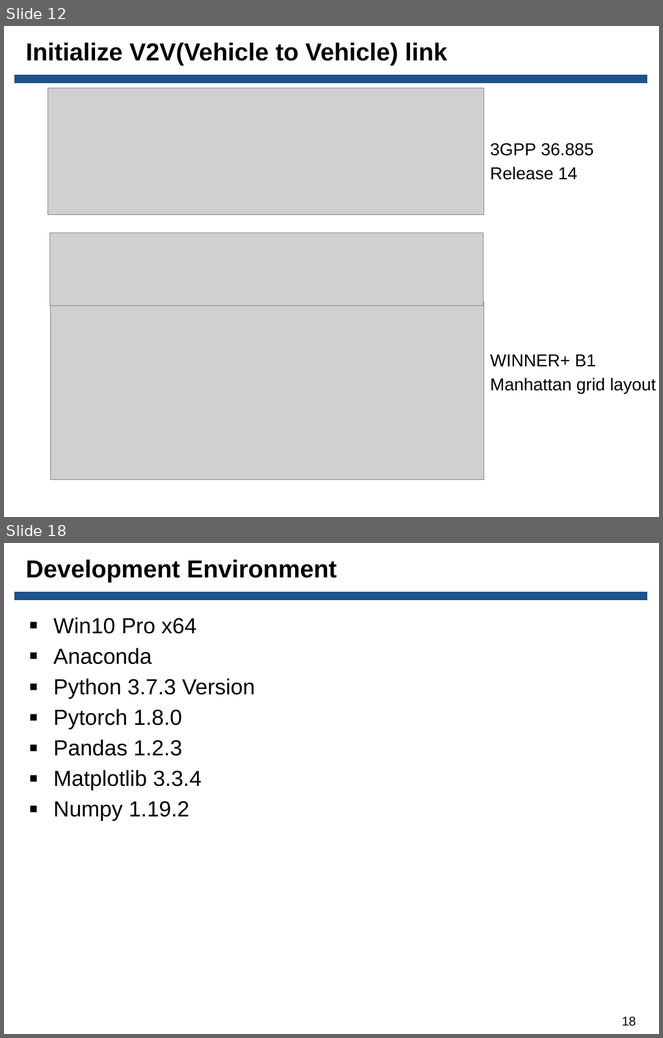
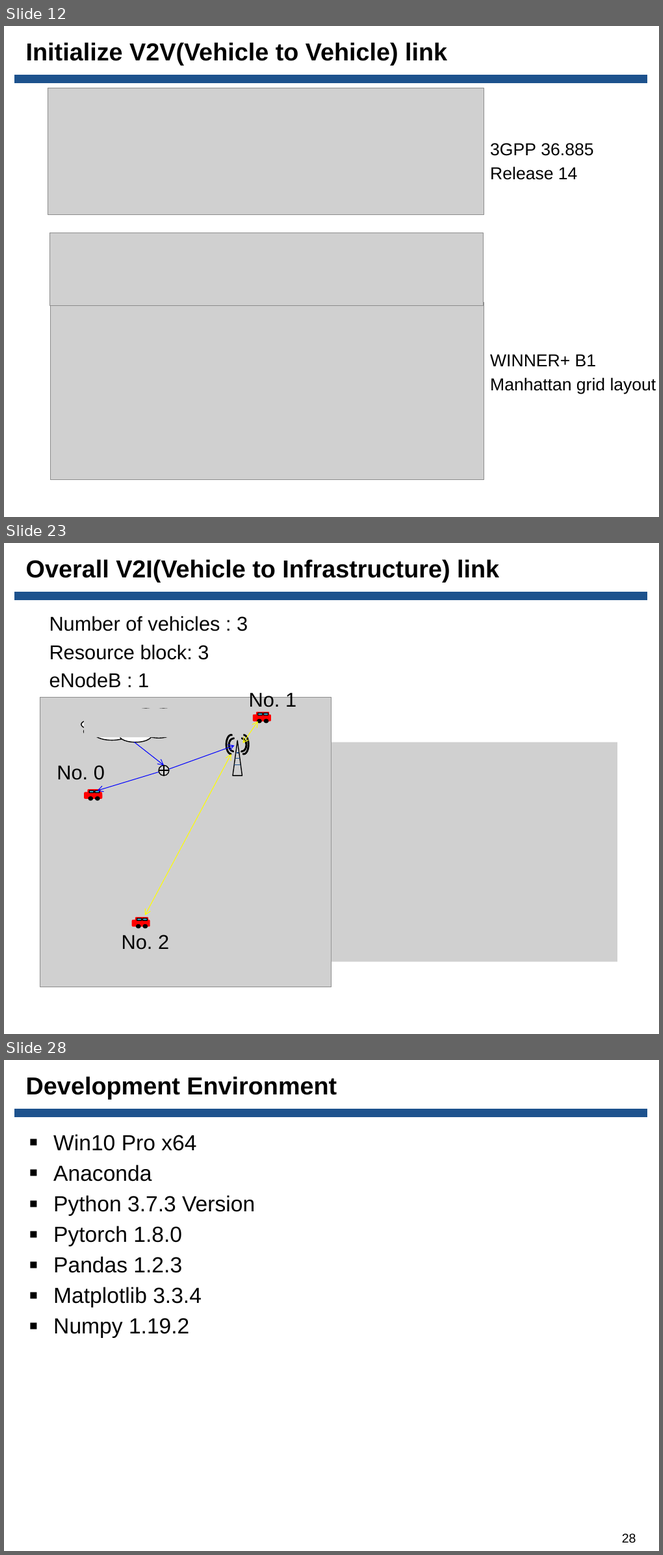
Before and after one commit to Donghee123/MS, a slide deck: V2V DQN Study/C-V2X 3GPP Release 14 채널 시뮬레이션 ppt/20210915_C-V2X 3GPP Release 14 채널 시뮬레이션_한동희_발표자료.pptx. Shown one above the other, each under a label of ours: slides 12 and 18 before the commit, slides 12, 23 and 28 after it; the slides between them are not shown. The pictures are 663x1038 and 663x1555 pixels, drawn with LibreOffice and Linux fonts; fonts in the diff are those of the drawing; grey boxes stand for pictures; background and template pictures are left out. Boxes give left, top, right and bottom in pixels: in the first picture for what was removed or moved away, otherwise in the second. Text is boxed around its words. In the diff, an @@ line names an element or a change of style, - is before the commit and + after.

```diff
--- a/V2V DQN Study/C-V2X 3GPP Release 14 채널 시뮬레이션 ppt/20210915_C-V2X 3GPP Release 14 채널 시뮬레이션_한동희_발표자료.pptx
+++ b/V2V DQN Study/C-V2X 3GPP Release 14 채널 시뮬레이션 ppt/20210915_C-V2X 3GPP Release 14 채널 시뮬레이션_한동희_발표자료.pptx
@@ slide 23 added at [4,543,659,1034], background picture (left out); not listed: 1 template element that a slide beside it also shows @@
@@ title added at [26,559,499,583], 27 pt, text #000000, bold @@
+Overall V2I(Vehicle to Infrastructure) link
@@ text added at [50,616,248,688], 22 pt, text #000000 @@
+Number of vehicles : 3
+Resource block: 3
+eNodeB : 1
@@ group added at [40,691,332,987]: 12 rounded rectangles, 6 ellipses, 3 texts, 2 pictures, 1 cloud @@
+No. 0
+No. 1
+No. 2
@@ group added at [226,734,249,776]: 4 arch (boxed as its full ring)s, 3 lines, 1 triangle @@
@@ double arrow added from (258, 721) to (243, 743), #FFFF00 0.75 pt @@
@@ arrow added from (135, 742) to (164, 766), #0000FF 0.75 pt @@
@@ double arrow added from (232, 754) to (145, 916), #FFFF00 0.75 pt @@
@@ arrow added from (169, 769) to (235, 745), #0000FF 0.75 pt @@
@@ picture added at [332,742,617,962] @@
@@ arrow added from (159, 772) to (97, 791), #0000FF 0.75 pt @@
@@ flow chart or added at [159,766,169,776], outline #000000 1 pt @@
@@ what was slide 18 is now slide 28 @@
@@ page number at [622,1534,636,1544]: text changed @@
-18
+28
```
Also in this commit, not shown: 6 slides changed, 9 other slides added, 1 other file.
